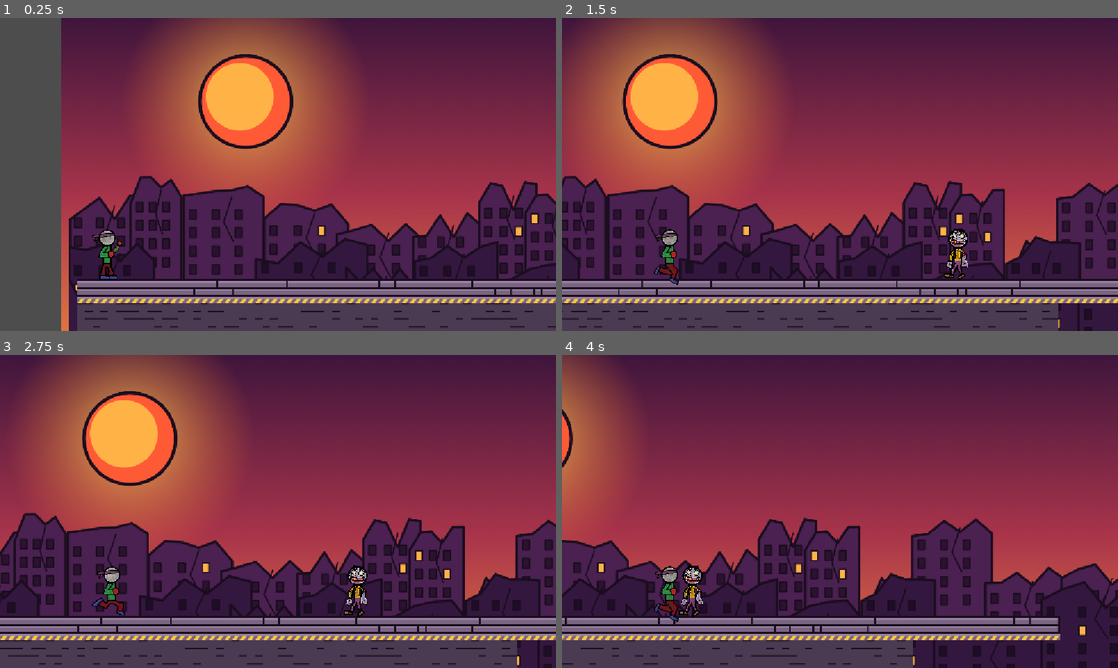
Above: before the commit, frames 1-4 (two rows, left to right).
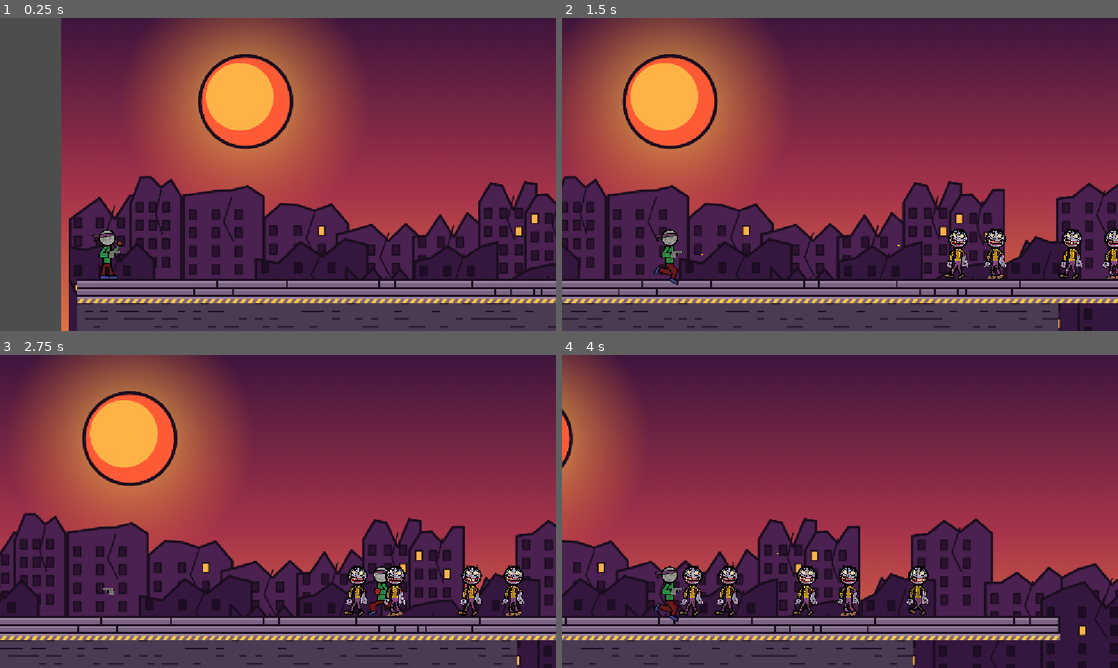
Above: after the commit, the same moments.

Repository: CodingFox007/ByteJam2026
Game: Godot game, scene res://Scenes/level_1.tscn
The game is run twice, just before and just after one commit, with the same random seed, the same clock (stepped at 60 frames per second) and the same inputs.
Inputs (mouse positions are in pixels of both pictures, inside the frame that each line leads up to):
- Up to frame 1 (0.25 s): no input
- Up to frame 2 (1.5 s): tap Enter (ui_accept) at 0.5, 0.77 s; move the mouse to (962, 158) at 0.52 s; press the mouse at (962, 158) at 0.53 s; hold Right (ui_right) from 0.53 s (still down); move the mouse to (728, 190) at 1.27 s; release the mouse at (728, 190) at 1.28 s; click (728, 190) at 1.35 s
- Up to frame 3 (2.75 s): tap Enter (ui_accept) at 1.52 s; move the mouse to (333, 442) at 2.02 s; release Right (ui_right) at 2.03 s; press the mouse at (333, 442) at 2.03 s; hold Left (ui_left) from 2.03 s (still down)
- Up to frame 4 (4 s): move the mouse to (812, 574) at 2.77 s; release Left (ui_left) at 2.78 s; release the mouse at (812, 574) at 2.78 s; hold Right (ui_right) from 2.78 s (still down); click (812, 574) at 2.85 s; tap Enter (ui_accept) at 3.02, 3.77 s; move the mouse to (1006, 558) at 3.52 s; press the mouse at (1006, 558) at 3.53 s

The runs differ from the first frame. In frame 1, less than 0.1% of the frame differs, in the area x 19-23%, y 74-77%; in frame 2, 1.2%; in frame 3, 2.0%, in the area x 16-95%, y 67-84%; in frame 4, 1.7%.

Commit message:
Created Pistol and shooting

Diff:
--- /dev/null
+++ b/byte-jam-26/Scenes/Weapons/bullet.tscn
@@ -0,0 +1,34 @@
+[gd_scene format=3 uid="uid://ck01lwiactm27"]
+
+[ext_resource type="Texture2D" uid="uid://b1gwr5h2erv8j" path="res://Assets/AssetsSpritesheetV3.png" id="1_v7oki"]
+[ext_resource type="Script" uid="uid://cc3jdu6k201mh" path="res://Scripts/bullet.gd" id="1_v8qja"]
+
+[sub_resource type="AtlasTexture" id="AtlasTexture_v8qja"]
+atlas = ExtResource("1_v7oki")
+region = Rect2(175, 1040, 47, 29)
+
+[sub_resource type="SpriteFrames" id="SpriteFrames_8wb0i"]
+animations = [{
+"frames": [{
+"duration": 1.0,
+"texture": SubResource("AtlasTexture_v8qja")
+}],
+"loop": 1,
+"name": &"default",
+"speed": 5.0
+}]
+
+[sub_resource type="RectangleShape2D" id="RectangleShape2D_boc63"]
+size = Vector2(6, 2.5)
+
+[node name="Bullet" type="Area2D" unique_id=1231379659]
+script = ExtResource("1_v8qja")
+
+[node name="AnimatedSprite2D" type="AnimatedSprite2D" parent="." unique_id=347113257]
+position = Vector2(0.124999955, 0.12499996)
+scale = Vector2(0.12234042, 0.14655173)
+sprite_frames = SubResource("SpriteFrames_8wb0i")
+
+[node name="CollisionShape2D" type="CollisionShape2D" parent="." unique_id=1503983298]
+position = Vector2(0, -0.25)
+shape = SubResource("RectangleShape2D_boc63")
--- /dev/null
+++ b/byte-jam-26/Scenes/Weapons/pistol.tscn
@@ -0,0 +1,32 @@
+[gd_scene format=3 uid="uid://cgq2r8o3xuf4j"]
+
+[ext_resource type="Script" uid="uid://c4rpl5u72hnoe" path="res://Scripts/pistol.gd" id="1_aq3ds"]
+[ext_resource type="Texture2D" uid="uid://b1gwr5h2erv8j" path="res://Assets/AssetsSpritesheetV3.png" id="2_0qusy"]
+[ext_resource type="PackedScene" uid="uid://ck01lwiactm27" path="res://Scenes/Weapons/bullet.tscn" id="2_olife"]
+
+[sub_resource type="AtlasTexture" id="AtlasTexture_olife"]
+atlas = ExtResource("2_0qusy")
+region = Rect2(222, 1033, 188, 112)
+
+[sub_resource type="SpriteFrames" id="SpriteFrames_boc63"]
+animations = [{
+"frames": [{
+"duration": 1.0,
+"texture": SubResource("AtlasTexture_olife")
+}],
+"loop": 1,
+"name": &"default",
+"speed": 5.0
+}]
+
+[node name="Pistol" type="Node2D" unique_id=2135593658]
+script = ExtResource("1_aq3ds")
+bullet_scene = ExtResource("2_olife")
+
+[node name="AnimatedSprite2D" type="AnimatedSprite2D" parent="." unique_id=880816911]
+texture_filter = 1
+position = Vector2(13.5, -0.25)
+scale = Vector2(0.20744683, 0.13839287)
+sprite_frames = SubResource("SpriteFrames_boc63")
+
+[node name="BulletSpawn" type="Marker2D" parent="." unique_id=1412053204]
--- a/byte-jam-26/Scenes/level_1.tscn
+++ b/byte-jam-26/Scenes/level_1.tscn
@@ -1649,3 +1649,15 @@
 
 [node name="Node2D" parent="BottomOfMap" unique_id=1441788404 instance=ExtResource("9_wrinw")]
 position = Vector2(1037, 494)
+
+[node name="Node2D" parent="." unique_id=714060778 instance=ExtResource("9_wrinw")]
+position = Vector2(1215, 490)
+
+[node name="Node2D2" parent="." unique_id=825344329 instance=ExtResource("9_wrinw")]
+position = Vector2(1376, 464)
+
+[node name="Node2D3" parent="." unique_id=396150059 instance=ExtResource("9_wrinw")]
+position = Vector2(1093, 301)
+
+[node name="Node2D4" parent="." unique_id=1107851853 instance=ExtResource("9_wrinw")]
+position = Vector2(1277, 304)
--- a/byte-jam-26/Scenes/player.tscn
+++ b/byte-jam-26/Scenes/player.tscn
@@ -1,6 +1,7 @@
 [gd_scene format=3 uid="uid://bnf6pks4mum13"]
 
 [ext_resource type="Script" uid="uid://cdcqlo355sbhs" path="res://Scripts/playerScript.gd" id="1_onrkg"]
+[ext_resource type="PackedScene" uid="uid://cgq2r8o3xuf4j" path="res://Scenes/Weapons/pistol.tscn" id="2_6t5aa"]
 [ext_resource type="SpriteFrames" uid="uid://cx25rl4eatl48" path="res://Assets/AssetsSpritesheetV3.tres" id="2_i3pqv"]
 
 [sub_resource type="CapsuleShape2D" id="CapsuleShape2D_bjebc"]
@@ -12,6 +13,7 @@
 collision_layer = 2
 collision_mask = 3
 script = ExtResource("1_onrkg")
+starting_weapon = ExtResource("2_6t5aa")
 metadata/_edit_vertical_guides_ = [-239.0]
 
 [node name="AnimatedSprite2D" type="AnimatedSprite2D" parent="." unique_id=1510667014]
@@ -28,3 +30,6 @@
 [node name="Camera2D" type="Camera2D" parent="." unique_id=1645304818]
 position = Vector2(375, 263)
 limit_bottom = 800
+
+[node name="WeaponHolder" type="Node2D" parent="." unique_id=813623613]
+position = Vector2(30, 429)
--- /dev/null
+++ b/byte-jam-26/Scripts/bullet.gd
@@ -0,0 +1,30 @@
+
+extends Area2D
+
+@export var speed: float = 800.0
+@export var lifetime: float = 2.0
+
+var direction: int = 1
+var damage: int = 10
+
+func _ready() -> void:
+	# Detect collisions
+	body_entered.connect(_on_body_entered)
+
+	# Automatically delete bullet after 2 seconds
+	get_tree().create_timer(lifetime).timeout.connect(queue_free)
+
+
+func _physics_process(delta: float) -> void:
+	# Move bullet horizontally
+	position.x += direction * speed * delta
+
+
+func _on_body_entered(body: Node2D) -> void:
+	# Damage zombies
+	if body.is_in_group("zombie"):
+		if body.has_method("take_damage"):
+			body.take_damage(damage)
+
+	# Destroy bullet after hitting something
+	queue_free()
--- /dev/null
+++ b/byte-jam-26/Scripts/pistol.gd
@@ -0,0 +1,32 @@
+
+extends Node2D
+class_name Weapon
+
+@export var weapon_name: String = "Pistol"
+@export var damage: int = 10
+@export var fire_rate: float = 0.4
+@export var automatic: bool = false
+@export var bullet_scene: PackedScene
+
+@onready var bullet_spawn = $BulletSpawn
+
+var can_shoot: bool = true
+
+func shoot(direction: int) -> void:
+	if not can_shoot or bullet_scene == null:
+		return
+
+	can_shoot = false
+
+	var bullet = bullet_scene.instantiate()
+
+	bullet.direction = direction
+	bullet.damage = damage
+
+	get_tree().current_scene.add_child(bullet)
+	bullet.global_position = bullet_spawn.global_position
+
+	await get_tree().create_timer(fire_rate).timeout
+
+	if is_inside_tree():
+		can_shoot = true
--- a/byte-jam-26/Scripts/playerScript.gd
+++ b/byte-jam-26/Scripts/playerScript.gd
@@ -1,32 +1,89 @@
+
 extends CharacterBody2D
 
 const SPEED = 300.0
 const JUMP_VELOCITY = -400.0
 
+# Weapon settings
+@export var starting_weapon: PackedScene
+
 @onready var animation = $AnimatedSprite2D
+@onready var weapon_holder = $WeaponHolder
+
+var current_weapon: Weapon
+var facing_direction: int = 1
+
+
+func _ready() -> void:
+	# Start with the pistol
+	if starting_weapon != null:
+		equip_weapon(starting_weapon)
+
 
 func _physics_process(delta: float) -> void:
-	# Add the gravity.
+	# Add gravity
 	if not is_on_floor():
 		velocity += get_gravity() * delta
 
-	# Handle jump.
+	# Handle jump
 	if Input.is_action_just_pressed("ui_accept") and is_on_floor():
 		velocity.y = JUMP_VELOCITY
 
-	# Get the input direction and handle the movement/deceleration.
-	# As good practice, you should replace UI actions with custom gameplay actions.
+	# Handle movement
 	var direction := Input.get_axis("ui_left", "ui_right")
+
 	if direction:
 		velocity.x = direction * SPEED
+
+		# Remember which direction player faces
+		if direction > 0:
+			facing_direction = 1
+		else:
+			facing_direction = -1
+
+		# Flip player sprite
+		animation.flip_h = facing_direction == -1
+
+		# Flip weapon holder
+		weapon_holder.scale.x = facing_direction
+
 	else:
 		velocity.x = move_toward(velocity.x, 0, SPEED)
 
 	move_and_slide()
 
-
-	## Animation logic
-	if velocity.normalized():
+	# Animation logic
+	if abs(velocity.x) > 0.1:
 		animation.play("walkAnimation")
 	else:
 		animation.play("idleAnimation")
+
+	# Handle shooting
+	if current_weapon != null:
+		if current_weapon.automatic:
+			if Input.is_action_pressed("shoot"):
+				shoot_weapon()
+		else:
+			if Input.is_action_just_pressed("shoot"):
+				shoot_weapon()
+
+
+# Equip a weapon
+func equip_weapon(weapon_scene: PackedScene) -> void:
+	if weapon_scene == null:
+		return
+
+	# Remove old weapon
+	if is_instance_valid(current_weapon):
+		current_weapon.queue_free()
+		current_weapon = null
+
+	# Add new weapon
+	current_weapon = weapon_scene.instantiate()
+	weapon_holder.add_child(current_weapon)
+
+
+# Shoot current weapon
+func shoot_weapon() -> void:
+	if is_instance_valid(current_weapon):
+		current_weapon.shoot(facing_direction)
--- a/byte-jam-26/project.godot
+++ b/byte-jam-26/project.godot
@@ -23,6 +23,14 @@
 
 project/assembly_name="ByteJam26"
 
+[input]
+
+shoot={
+"deadzone": 0.2,
+"events": [Object(InputEventMouseButton,"resource_local_to_scene":false,"resource_name":"","device":-1,"window_id":0,"alt_pressed":false,"shift_pressed":false,"ctrl_pressed":false,"meta_pressed":false,"button_mask":0,"position":Vector2(0, 0),"global_position":Vector2(0, 0),"factor":1.0,"button_index":1,"canceled":false,"pressed":false,"double_click":false,"script":null)
+]
+}
+
 [physics]
 
 3d/physics_engine="Jolt Physics"
Not shown, added: byte-jam-26/Scripts/bullet.gd.uid
Not shown, added: byte-jam-26/Scripts/pistol.gd.uid
Renamed: byte-jam-26/Scenes/zombieLogic.gd -> byte-jam-26/Scripts/zombieLogic.gd
Renamed: byte-jam-26/Scenes/zombieLogic.gd.uid -> byte-jam-26/Scripts/zombieLogic.gd.uid
